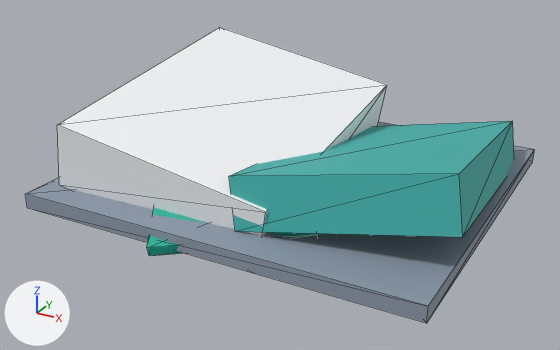
What one commit did to the glTF model assets/models/grocery-store-wreck.glb.
The view is the same before and after, from a 50 mm camera at (13.8, -26.5, 13.5) aimed at (-0.3, -1.0, 0.7). The axes (+X, +Y, +Z) are drawn at lower left. The lights are the same throughout. The older version comes first. Mesh edges are drawn as thin lines. Vertices at exactly the same position are counted once.

The first picture shows 'Root'.
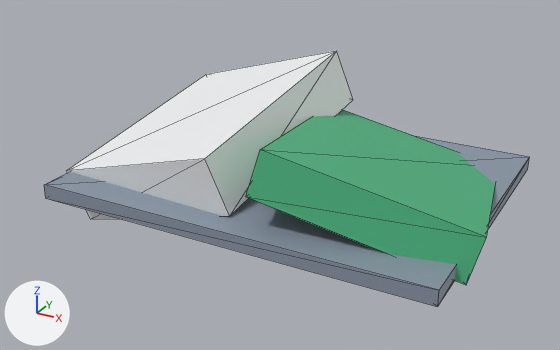
The change, as a list of edits to the scene's bpy script:
```text
Change me_modelmesh:
    used by ob_root; location = (0.0, 0.0, 0.0)
    verts and faces of me_modelmesh; kept vertices keep their numbers, new ones are numbered from 32
    before: 0 (-8.2, -7.2, 0.0) at pixel (27, 207), 1 (8.2, -7.2, 0.0) at pixel (426, 323), 2 (8.2, -7.2, 0.6) at pixel (428, 306), 3 (-8.2, -7.2, 0.6) at pixel (25, 193), 4 (8.2, 7.2, 0.0) at pixel (532, 161)
    before: 5 (-8.2, 7.2, 0.0), 6 (-8.2, 7.2, 0.6), 7 (8.2, 7.2, 0.6) at pixel (534, 149)
    remove me_modelmesh.from_pydata(...)  # 32 vertices, 48 faces; spans x -8.2..8.5, y -7.7..7.2, z -1.2..4.7
    add me_modelmesh.from_pydata(...)  # 24 vertices, 36 faces; spans x -8.4..9.0, y -6.2..6.2, z -1.7..4.7
    me_modelmesh part 1: a new loose piece, a box spanning x -8.2..8.2, y -6.2..6.2, z 0.0..0.6, in mat_defaultvertexcolormaterial
    me_modelmesh part 2: the loose piece of 8 vertices spanning x -7.9..1.9, y -6.3..6.3, z -1.1..4.7 is rebuilt with 8 vertices and now spans x -8.4..0.4, y -5.5..5.5, z -1.7..4.7
    me_modelmesh part 3: the loose piece of 8 vertices spanning x -0.5..8.5, y -6.0..6.0, z -1.2..4.0 is rebuilt with 8 vertices and now spans x -1.0..9.0, y -5.6..5.6, z -1.6..3.6
    me_modelmesh part 4: the loose piece of 8 vertices spanning x -3.4..3.4, y -7.7..-2.3, z -0.2..1.4 is deleted
    me_modelmesh part 5
    add delete_vertices([*range(0, 8)])  # with the faces that use them
```

Location of each change, [x1, y1, x2, y2] in pixels of the pictures (560 x 350 px):
'Root', reshaped (13% shorter): before [26, 27, 534, 323]; after [44, 51, 529, 307]
part 1 of me_modelmesh, added: after [44, 136, 529, 307]
part 2 of me_modelmesh, rebuilt: before [57, 27, 387, 236]; after [67, 51, 353, 219]
part 3 of me_modelmesh, rebuilt (12% narrower, 50% taller): before [229, 121, 514, 237]; after [246, 110, 496, 285]
part 4 of me_modelmesh, deleted: before [147, 208, 317, 256]
part 5 of me_modelmesh, deleted: before [26, 122, 534, 323]
